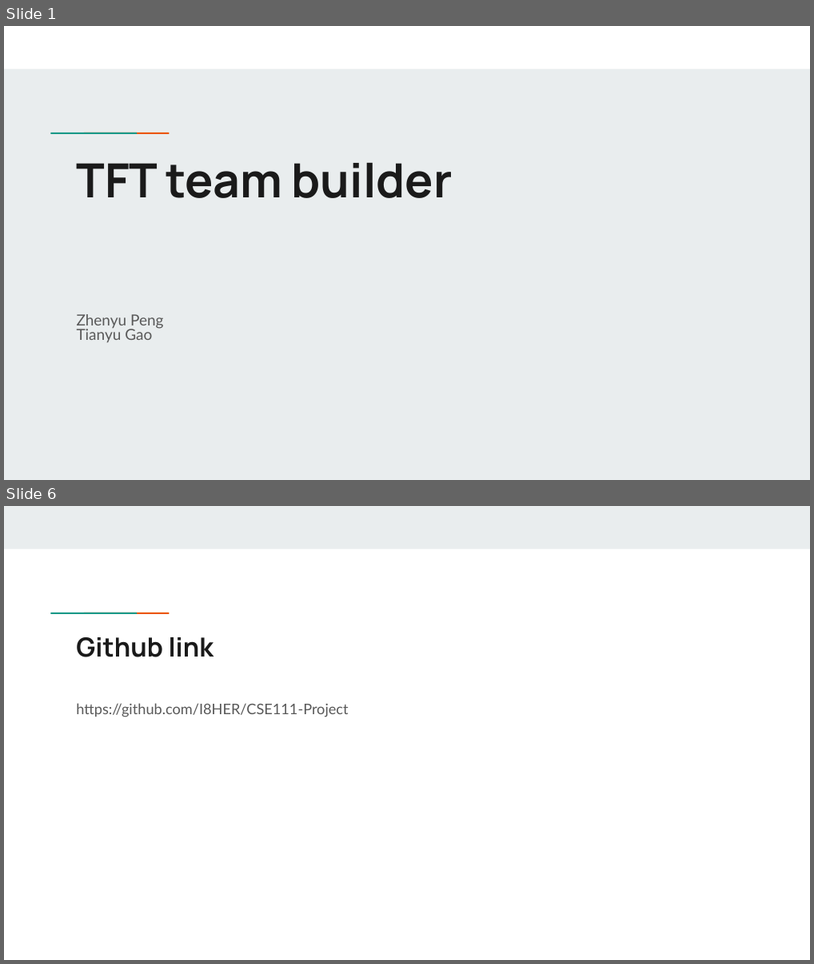
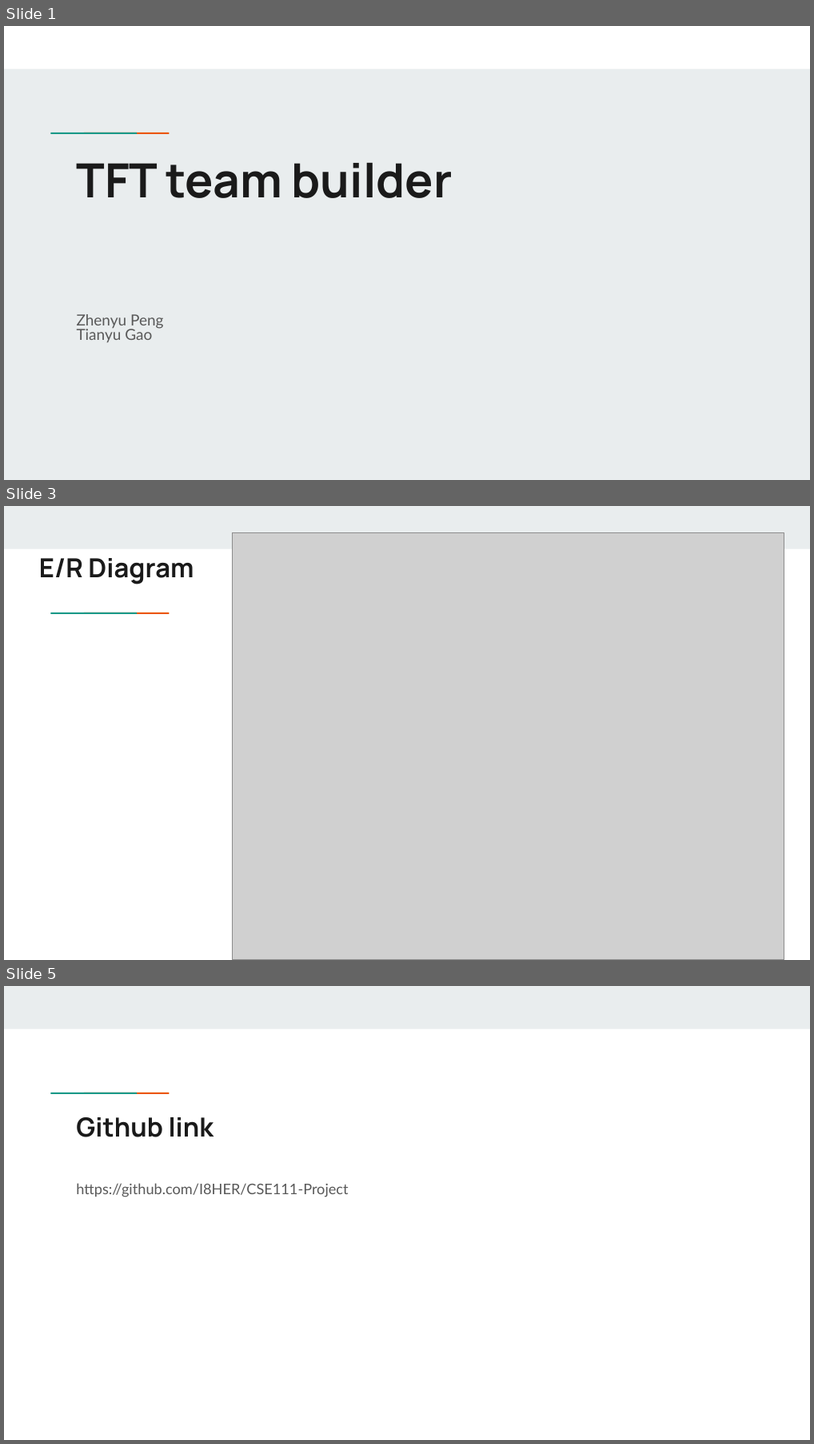
Before and after one commit to I8HER/CSE111-Project, a slide deck: cse111project1.pptx. Shown one above the other, each under a label of ours: slides 1 and 6 before the commit, slides 1, 3 and 5 after it; the slides between them are not shown. The pictures are 814x964 and 814x1444 pixels, drawn with LibreOffice and Linux fonts; fonts in the diff are those of the drawing; grey boxes stand for pictures. Boxes give left, top, right and bottom in pixels: in the first picture for what was removed or moved away, otherwise in the second. Text is boxed around its words. In the diff, an @@ line names an element or a change of style, - is before the commit and + after.

```diff
--- a/cse111project1.pptx
+++ b/cse111project1.pptx
@@ slide 3 added at [4,506,810,960], background #FFFFFF; not listed: 3 template elements that a slide beside it also shows @@
@@ picture added at [232,532,785,959] @@
@@ title added at [39,558,194,584], 23.4 pt, text #1A1A1A, bold @@
+E/R Diagram
@@ what was slide 6 is now slide 5 @@
```
Also in this commit, not shown: 1 slide changed, 2 other slides added, 3 slides removed.
